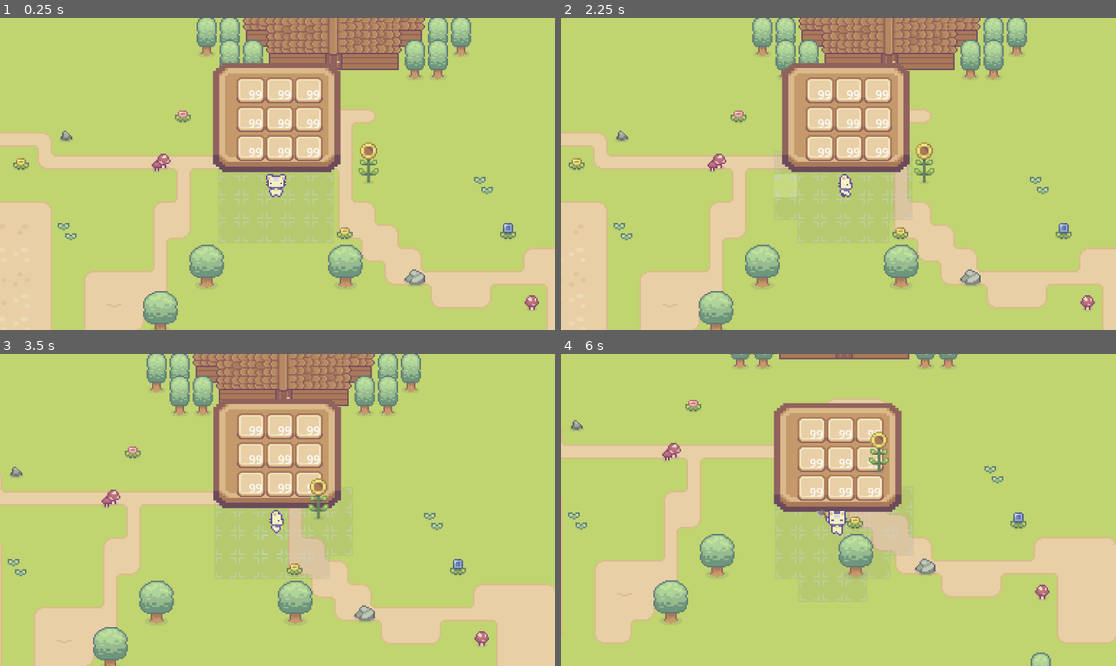
Above: before the commit, frames 1-4 (two rows, left to right).
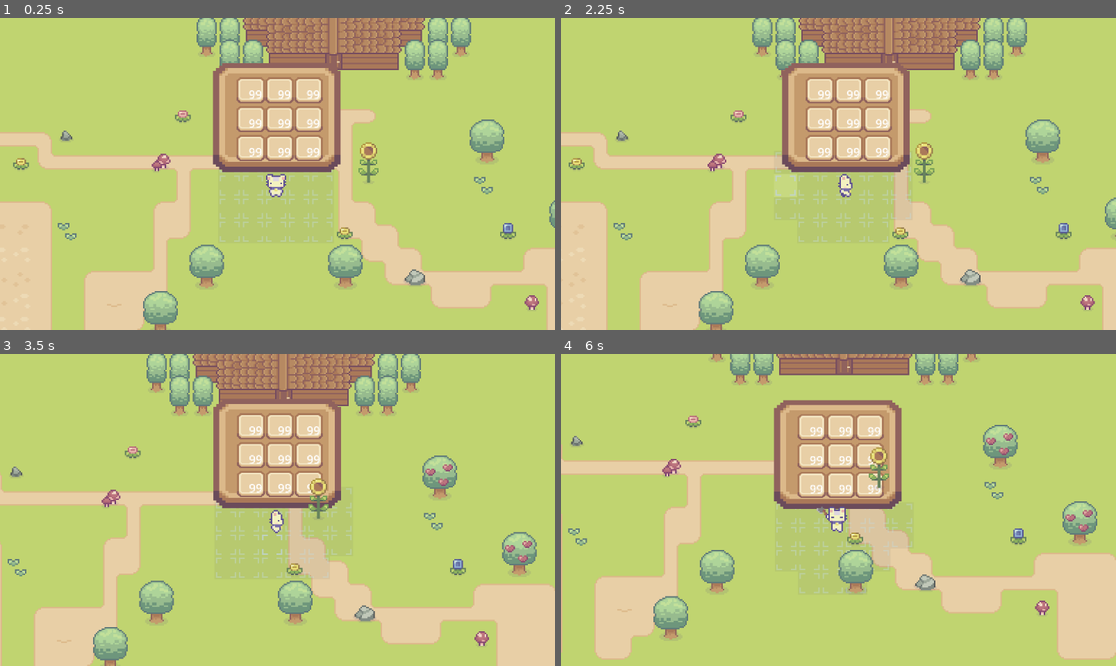
Above: after the commit, the same moments.

Repository: FadeRakoon/CSO_2024_2025
Game: Godot game, scene res://Scenes/Game.tscn
Same seed, same stepped clock (60 frames per second), same inputs: the game is played once before the commit and once after it.
Inputs (mouse positions are in pixels of both pictures, inside the frame that each line leads up to):
- Up to frame 1 (0.25 s): no input
- Up to frame 2 (2.25 s): tap Enter at 0.5 s; drag from (788, 139) to (788, 233) at 0.52 s; drag from (788, 161) to (816, 233) at 1.27 s; move the mouse to (788, 186) at 2.02 s; hold D (walk_right) from 2.03 s (still down); click (788, 186) at 2.1 s
- Up to frame 3 (3.5 s): tap P (p, bound only after the commit) at 2.3 s; release D (walk_right) at 2.75 s; drag from (238, 475) to (260, 544) at 2.77 s
- Up to frame 4 (6 s): drag from (788, 497) to (810, 569) at 3.52 s; drag from (788, 522) to (755, 432) at 4.27 s; move the mouse to (788, 544) at 5.02 s; hold S (walk_down) 5.03-5.75 s; tap P (p, bound only after the commit) at 5.1 s; click (788, 544) at 5.17 s; drag from (788, 531) to (727, 525) at 5.77 s

The runs differ from the first frame. In frame 1, 0.7% of the frame differs, in the area x 84-100%, y 32-68%; in frame 2, 0.8%; in frame 3, 1.3%; in frame 4, 22%, in the area x 0-100%, y 0-100%.

Commit message:
attempt w/ apple trees
unfinished apple trees

Diff:
--- /dev/null
+++ b/Nothing Nuh Grow Suh - project files/Inventory/apple_tree.gd
@@ -0,0 +1,32 @@
+extends Node2D
+
+var state = "no apples" #states apple tree can be in, no apples and apples
+var player_in_area = false #player not in area at the start of the game
+
+func _ready() -> void:
+	if state == "no apples": #if there are no apples at the start of the game
+		$apple_growth_timer.start()
+
+func _process(delta):
+	if state == "no apples":
+		$AnimatedSprite2D.play("no apples")
+	if state == "apples":
+		$AnimatedSprite2D.play("apples")
+		if player_in_area:
+			if Input.is_action_just_pressed("p"): #p on keyboard to pick the apple
+				state = "no apples"
+				$apple_growth_timer.start()
+
+
+
+func _on_pickable_area_body_entered(body: Node2D) -> void: #connected nodes to detect player entering area
+	if body.has_method("player"): #checks player.gd for player function
+		player_in_area = true
+
+func _on_pickable_area_body_exited(body: Node2D) -> void: #connected nodes to detect player exiting area
+	if body.has_method("player"):
+		player_in_area = false
+
+func _on_apple_growth_timer_timeout() -> void:
+	if state == "no apples":
+		state = "apples"
--- /dev/null
+++ b/Nothing Nuh Grow Suh - project files/Inventory/apple_tree.tscn
@@ -0,0 +1,56 @@
+[gd_scene load_steps=7 format=3 uid="uid://76g4idyuqghb"]
+
+[ext_resource type="Script" path="res://Inventory/apple_tree.gd" id="1_7e4s5"]
+[ext_resource type="Texture2D" uid="uid://5i1vp43i8p3u" path="res://Inventory/appletrees.png" id="2_cdest"]
+
+[sub_resource type="AtlasTexture" id="AtlasTexture_hngmg"]
+atlas = ExtResource("2_cdest")
+region = Rect2(30, 0, 30, 33)
+
+[sub_resource type="AtlasTexture" id="AtlasTexture_nj27h"]
+atlas = ExtResource("2_cdest")
+region = Rect2(0, 0, 30, 33)
+
+[sub_resource type="SpriteFrames" id="SpriteFrames_47xy1"]
+animations = [{
+"frames": [{
+"duration": 1.0,
+"texture": SubResource("AtlasTexture_hngmg")
+}],
+"loop": true,
+"name": &"apples",
+"speed": 0.0
+}, {
+"frames": [{
+"duration": 1.0,
+"texture": SubResource("AtlasTexture_nj27h")
+}],
+"loop": true,
+"name": &"no apples",
+"speed": 0.0
+}]
+
+[sub_resource type="CircleShape2D" id="CircleShape2D_67gk4"]
+radius = 34.0147
+
+[node name="apple_tree" type="Node2D"]
+script = ExtResource("1_7e4s5")
+
+[node name="AnimatedSprite2D" type="AnimatedSprite2D" parent="."]
+sprite_frames = SubResource("SpriteFrames_47xy1")
+animation = &"no apples"
+
+[node name="pickable area" type="Area2D" parent="."]
+
+[node name="CollisionShape2D" type="CollisionShape2D" parent="pickable area"]
+shape = SubResource("CircleShape2D_67gk4")
+
+[node name="apple_growth_timer" type="Timer" parent="."]
+wait_time = 3.0
+one_shot = true
+
+[node name="Marker2D" type="Marker2D" parent="."]
+
+[connection signal="body_entered" from="pickable area" to="." method="_on_pickable_area_body_entered"]
+[connection signal="body_exited" from="pickable area" to="." method="_on_pickable_area_body_exited"]
+[connection signal="timeout" from="apple_growth_timer" to="." method="_on_apple_growth_timer_timeout"]
--- a/Nothing Nuh Grow Suh - project files/Scenes/Game.tscn
+++ b/Nothing Nuh Grow Suh - project files/Scenes/Game.tscn
@@ -19,6 +19,7 @@
 [ext_resource type="PackedScene" uid="uid://c38eky3u0l3ek" path="res://Inventory/inv_ui_slot.tscn" id="14_677ng"]
 [ext_resource type="Texture2D" uid="uid://c8dc2owy45gps" path="res://Assets packs/Sprout Lands - Sprites - Basic pack/Sprout Lands - Sprites - Basic pack/Objects/Basic_Plants.png" id="14_knrni"]
 [ext_resource type="PackedScene" uid="uid://cqlnvy3btok7y" path="res://Inventory/inventory_ui.tscn" id="17_lwvtc"]
+[ext_resource type="PackedScene" uid="uid://76g4idyuqghb" path="res://Inventory/apple_tree.tscn" id="20_ooqwf"]
 
 [sub_resource type="TileSetAtlasSource" id="TileSetAtlasSource_7ams3"]
 texture = ExtResource("5_1kjfw")
@@ -1289,6 +1290,9 @@
 physics_layer_0/collision_layer = 1
 sources/0 = SubResource("TileSetAtlasSource_bl8hs")
 
+[sub_resource type="CircleShape2D" id="CircleShape2D_g2rqh"]
+radius = 39.9625
+
 [sub_resource type="AtlasTexture" id="AtlasTexture_bvq3q"]
 atlas = ExtResource("14_knrni")
 region = Rect2(80, 0, 16, 16)
@@ -1447,6 +1451,9 @@
 [node name="Inv_UI_slot9" parent="Player/Inventory_UI/NinePatchRect/GridContainer" instance=ExtResource("14_677ng")]
 layout_mode = 2
 
+[node name="CollisionShape2D2" type="CollisionShape2D" parent="Player"]
+shape = SubResource("CircleShape2D_g2rqh")
+
 [node name="Inventory" type="Node" parent="."]
 script = ExtResource("11_3obbe")
 
@@ -1491,3 +1498,9 @@
 scale = Vector2(1.5, 1.5)
 sprite_frames = SubResource("SpriteFrames_1021w")
 animation = &"tomato"
+
+[node name="apple_tree" parent="." instance=ExtResource("20_ooqwf")]
+position = Vector2(794, 298)
+
+[node name="apple_tree2" parent="." instance=ExtResource("20_ooqwf")]
+position = Vector2(849, 351)
--- a/Nothing Nuh Grow Suh - project files/Scripts/globals/growingzone.gd
+++ b/Nothing Nuh Grow Suh - project files/Scripts/globals/growingzone.gd
@@ -3,6 +3,8 @@
 var plant = Global.plantselected #stores seed type from global variable
 var plantgrowing = false #initially plant is not growing hence false
 var plant_grown = false #plant grown is false initially
+
+#@export var item: InvItem #items resource
 
 func _physics_process(delta: float) -> void:
 	if plantgrowing == false: #if the plant is not growing
--- a/Nothing Nuh Grow Suh - project files/Scripts/nodes/player.gd
+++ b/Nothing Nuh Grow Suh - project files/Scripts/nodes/player.gd
@@ -10,5 +10,11 @@
 
 @export var inv: Inv #connects to inventory class, so player now has inventory attached
 
-func collect(item):
-	inv.insert(item) #passes item to inventory
+#func collect(item):
+	#inv.insert(item) #passes item to inventory
+
+func player():
+	pass
+
+#func collect(item): #item gotten from wehre item is collected
+	#inv.insert(item) #puttig item in player inventory
--- a/Nothing Nuh Grow Suh - project files/project.godot
+++ b/Nothing Nuh Grow Suh - project files/project.godot
@@ -82,6 +82,11 @@
 "events": [Object(InputEventKey,"resource_local_to_scene":false,"resource_name":"","device":0,"window_id":0,"alt_presse …(189 unchanged characters)…
 ]
 }
+p={
+"deadzone": 0.5,
+"events": [Object(InputEventKey,"resource_local_to_scene":false,"resource_name":"","device":-1,"window_id":0,"alt_pressed":false,"shift_pressed":false,"ctrl_pressed":false,"meta_pressed":false,"pressed":false,"keycode":0,"physical_keycode":80,"key_label":0,"unicode":112,"location":0,"echo":false,"script":null)
+]
+}
 
 [layer_names]
 
Binary file added: Nothing Nuh Grow Suh - project files/Inventory/appletrees.png
Not shown, added: Nothing Nuh Grow Suh - project files/Inventory/appletrees.png.import
Not shown: 1 places in Nothing Nuh Grow Suh - project files/Scenes/Game.tscn that only renumber resources
